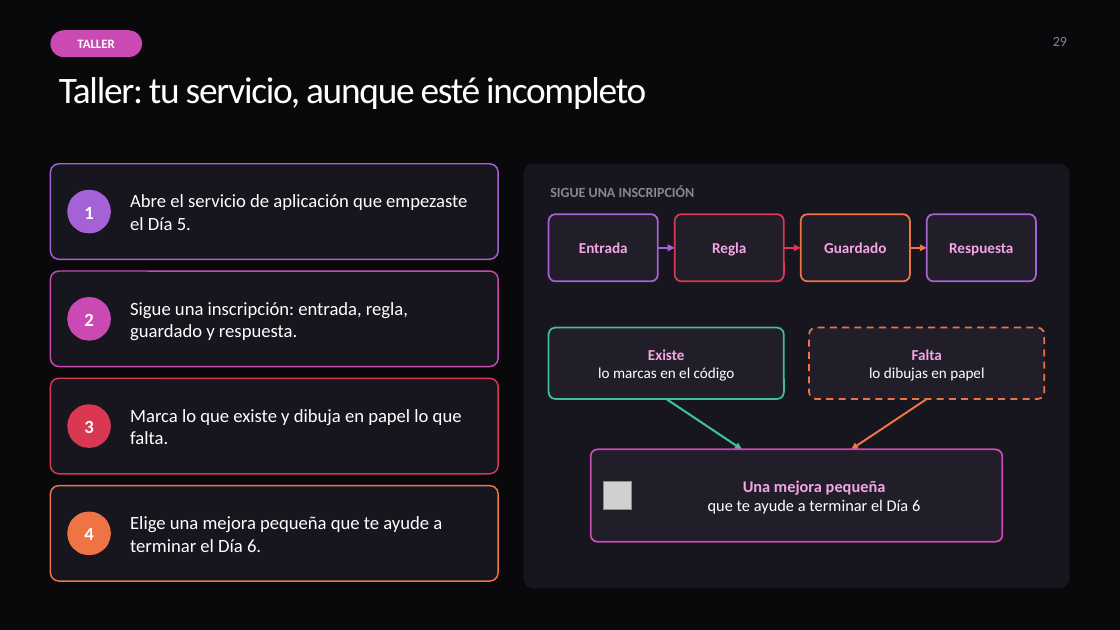
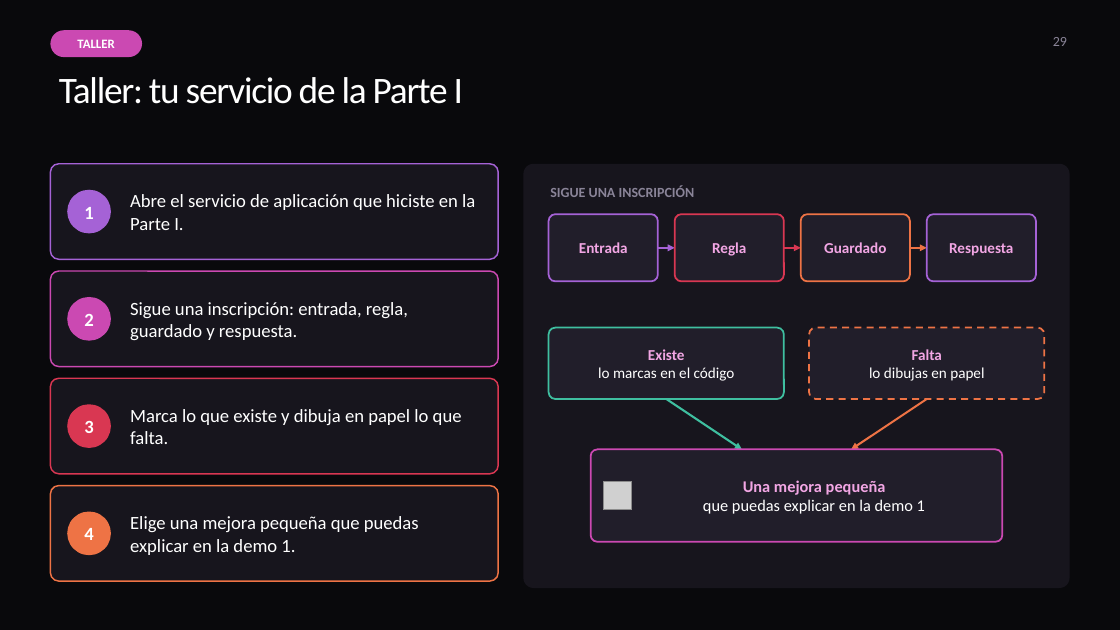
Before and after one commit to ybenzina/formacion-dotnet-junior, a slide deck: slide 29 of docs/masterclasses/masterclass-architecture.pptx. Drawn at 1120x630 pixels with LibreOffice and Linux fonts; fonts in the diff are those of the drawing; grey boxes stand for pictures. Boxes give left, top, right and bottom in pixels: in the first picture for what was removed or moved away, otherwise in the second. Text is boxed around its words. In the diff, an @@ line names an element or a change of style, - is before the commit and + after.

```diff
--- a/docs/masterclasses/masterclass-architecture.pptx
+++ b/docs/masterclasses/masterclass-architecture.pptx
@@ title at bbox=[59, 77, 463, 104]: text changed @@
-Taller: tu servicio, aunque esté incompleto
+Taller: tu servicio de la Parte I
@@ text at bbox=[130, 194, 475, 230]: text changed @@
-Abre el servicio de aplicación que empezaste el Día 5.
+Abre el servicio de aplicación que hiciste en la Parte I.
@@ text in rounded rectangle at bbox=[703, 499, 925, 514]: text changed @@
-que te ayude a terminar el Día 6
+que puedas explicar en la demo 1
@@ text at bbox=[130, 516, 419, 555]: text changed @@
-Elige una mejora pequeña que te ayude a terminar el Día 6.
+Elige una mejora pequeña que puedas explicar en la demo 1.
```
Also in this commit, not shown: 3 other slides changed, 8 other files.
